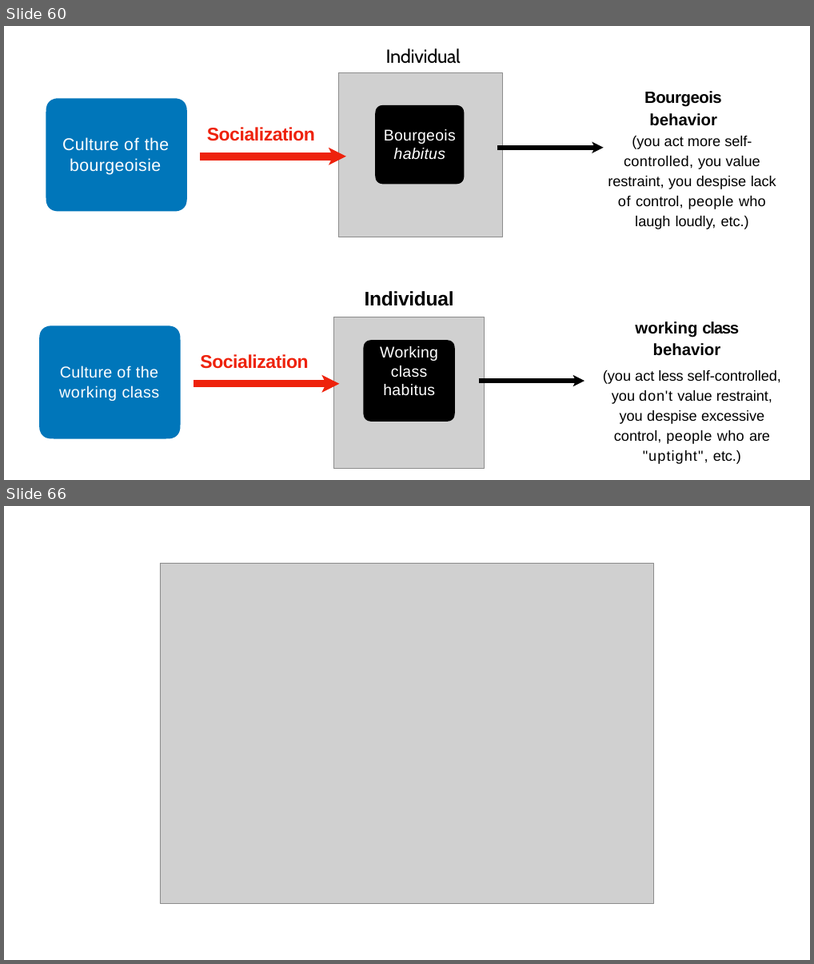
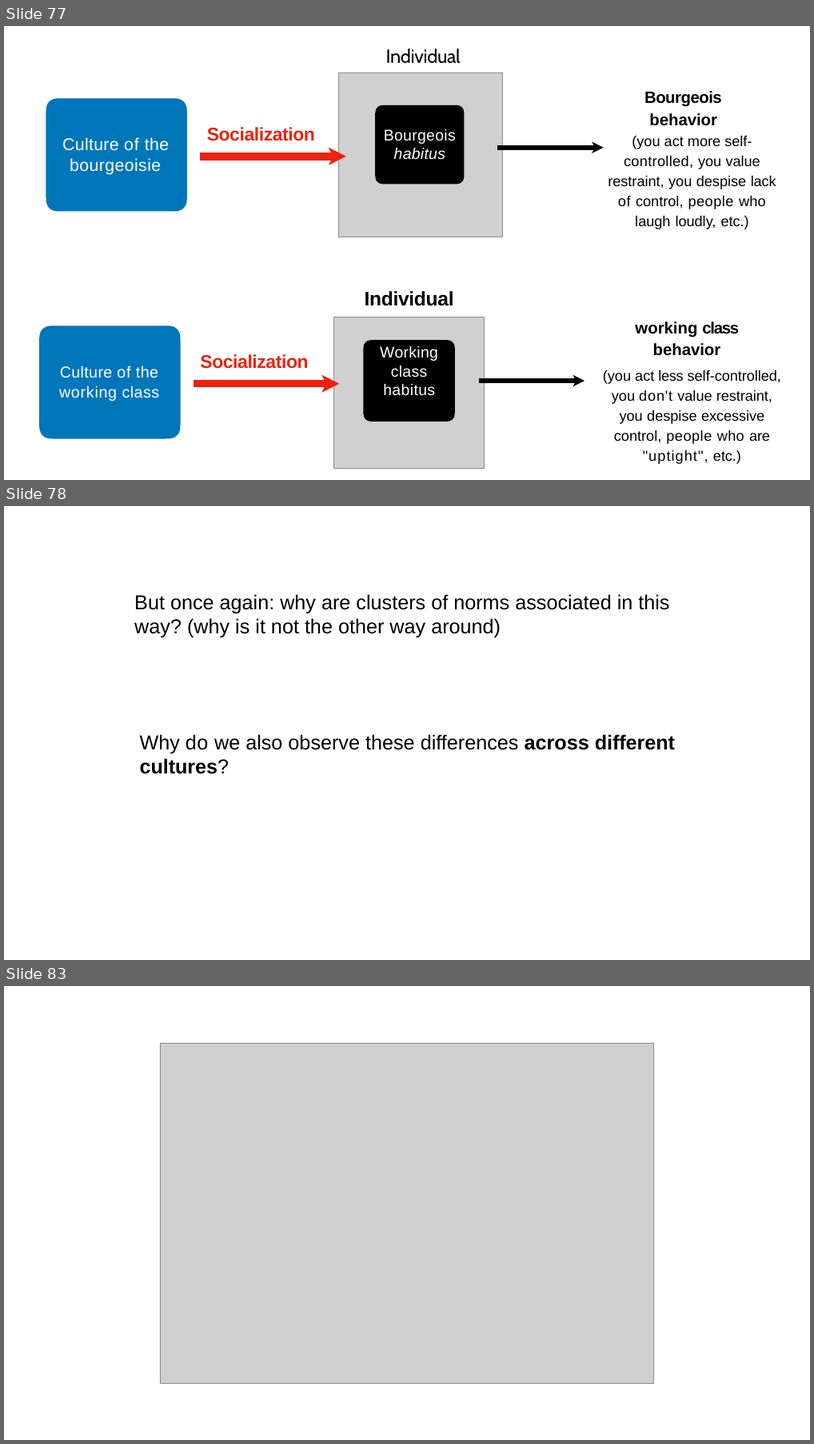
Before and after one commit to aminelasso/SOC501-2026, a slide deck: Week 3/Week 3.pptx. Shown one above the other, each under a label of ours: slides 60 and 66 before the commit, slides 77, 78 and 83 after it; the slides between them are not shown. The pictures are 814x964 and 814x1444 pixels, drawn with LibreOffice and Linux fonts; fonts in the diff are those of the drawing; grey boxes stand for pictures. Boxes give left, top, right and bottom in pixels: in the first picture for what was removed or moved away, otherwise in the second. Text is boxed around its words. In the diff, an @@ line names an element or a change of style, - is before the commit and + after.

```diff
--- a/Week 3/Week 3.pptx
+++ b/Week 3/Week 3.pptx
@@ slide 78 added at bbox=[4, 506, 810, 960], background #FFFFFF @@
@@ text added at bbox=[134, 594, 670, 638], 23.9 pt, text #000000 @@
+But once again: why are clusters of norms associated in this way? (why is it not the other way around)
@@ text added at bbox=[140, 734, 675, 774], 23.9 pt, text #000000 @@
+Why do we also observe these differences across different cultures?
@@ what was slide 60 is now slide 77 @@
@@ what was slide 66 is now slide 83 @@
```
Also in this commit, not shown: 11 slides changed, 23 other slides added, 2 slides removed.
